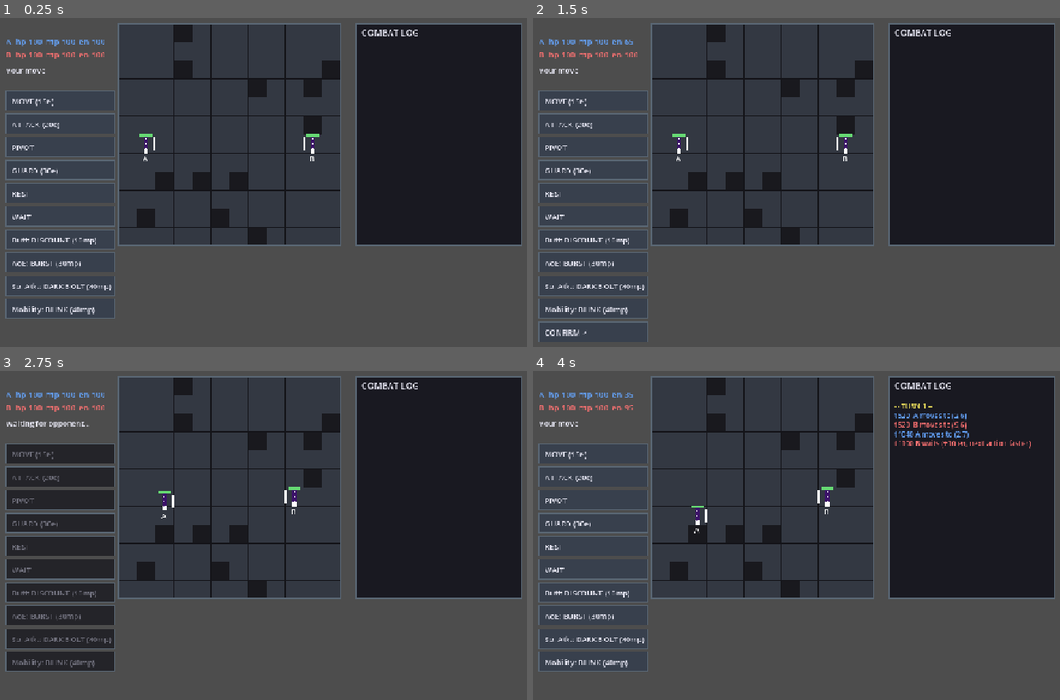
Above: before the commit, frames 1-4 (two rows, left to right).
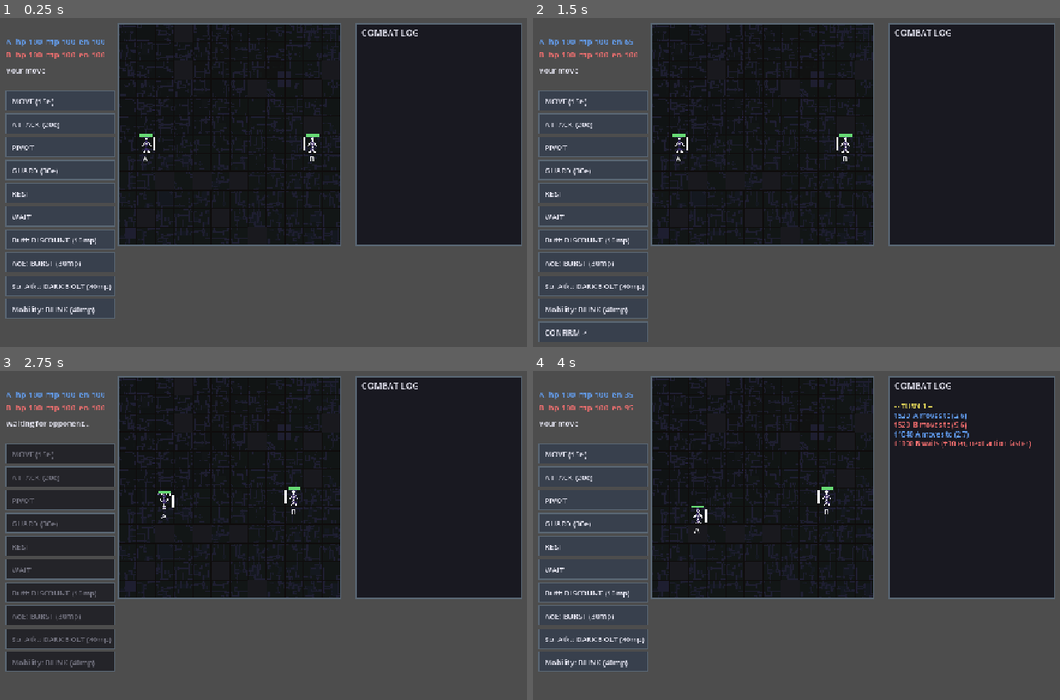
Above: after the commit, the same moments.

Repository: Chibuzu/UKO
Game: Godot game, scene res://Game.tscn
Same seed, same stepped clock (60 frames per second), same inputs: the game is played once before the commit and once after it. This scene is started directly instead of the project's main scene.
Inputs (mouse positions are in pixels of both pictures, inside the frame that each line leads up to):
- Up to frame 1 (0.25 s): no input
- Up to frame 2 (1.5 s): tap Enter at 0.5, 0.6 s; move the mouse to (1012, 169) at 0.52 s; hold D 0.53-1.28 s; click (1012, 169) at 0.67 s; tap Space at 0.77, 1.25 s; move the mouse to (727, 205) at 1.27 s; hold S from 1.28 s (still down); tap Keypad Enter at 1.35 s
- Up to frame 3 (2.75 s): tap Space at 1.52 s; move the mouse to (395, 459) at 2.02 s; release S at 2.03 s; hold D from 2.03 s (still down); tap Backspace at 2.1 s
- Up to frame 4 (4 s): move the mouse to (828, 614) at 2.77 s; release D at 2.78 s; hold W 2.78-3.53 s; tap Z at 2.85 s; click (828, 614) at 2.92 s; tap Space at 3.02, 3.77 s; move the mouse to (outside the picture) at 3.52 s; hold A from 3.53 s (still down); tap X at 3.6 s

The runs differ from the first frame. In frame 1, 24% of the frame differs, in the area x 22-65%, y 2-69%; in frame 2, 24%; in frame 3, 24%; in frame 4, 24%.

Commit message:
new sprites + replay carries blocking tiles  swap

Diff:
--- a/Scripts/Core/GameController.gd
+++ b/Scripts/Core/GameController.gd
@@ -23,6 +23,7 @@
 var a: Combatant
 var b: Combatant
 var turn_num := 0
+var _shift_notes: Array = []   # this turn's rotation/crush log lines, recorded for replay
 
 var selection: SelectionController   # player input / targeting system
 var replay: ReplayController         # record + replay system
@@ -82,6 +83,7 @@
 	var opp_model := OpponentModel.new()   # learns player A's habits across this match
 	while true:
 		turn_num += 1
+		_shift_notes.clear()
 		if turn_num > 1 and (turn_num - 1) % Config.MAP_ROTATE_EVERY == 0:
 			_rotate_map()
 		_update_shift_telegraph()
@@ -100,7 +102,7 @@
 		var seq_b: Array = AI.choose_sequence(difficulty, b, a, grid, b.spell_ids(), opp_model)
 		var out := Resolver.resolve(grid, a, b, seq_a, seq_b, turn_num)
 		opp_model.observe(seq_a)   # learn what A actually did, for next turn's prediction
-		replay.record(turn_num, pre_a, pre_b, out["a"], out["b"], out["events"])
+		replay.record(turn_num, pre_a, pre_b, out["a"], out["b"], out["events"], grid.snapshot(), _shift_notes.duplicate(true))
 		await play.play(out["events"], out["a"], out["b"])
 		a = out["a"]
 		b = out["b"]
@@ -125,9 +127,15 @@
 		var who: Combatant = a if p == a.pos else b
 		who.hp = maxi(1, who.hp - Config.MAP_CRUSH_DAMAGE)   # avoidable + telegraphed -> non-lethal cap
 		who.rest_ready = false                                # took damage -> no REST next turn
-		combat_log._push("%s crushed by a shifting wall (-%d)" % [who.id, Config.MAP_CRUSH_DAMAGE], ViewConfig.COL_WIN_B)
-	combat_log._push("-- QUADRANTS SHIFT --", ViewConfig.COL_TEXT)
+		_log_shift("%s crushed by a shifting wall (-%d)" % [who.id, Config.MAP_CRUSH_DAMAGE], ViewConfig.COL_WIN_B)
+	_log_shift("-- QUADRANTS SHIFT --", ViewConfig.COL_TEXT)
 	board.queue_redraw()   # walls moved; repaint the arena
+
+# Push a shift/crush line to the live log AND remember it for this turn, so the
+# replay reproduces it (these lines live outside the turn's resolved events).
+func _log_shift(text: String, color: Color) -> void:
+	combat_log._push(text, color)
+	_shift_notes.append({"text": text, "color": color})
 
 # Telegraph: on the turn BEFORE a shift, ghost the tiles that will become walls so
 # the player can step clear (keeps the crush damage avoidable, not RNG). The next
--- a/Scripts/Core/Grid.gd
+++ b/Scripts/Core/Grid.gd
@@ -134,6 +134,16 @@
 		out.append(row.duplicate())
 	return out
 
+# A deep copy of the current wall layout, so the replay can record each turn.
+func snapshot() -> Array:
+	return _copy(blocked)
+
+# Restore a recorded wall layout, so a replayed turn shows the arena as it was
+# then (quadrant shifts included), not the final layout.
+func restore(layout: Array) -> void:
+	if not layout.is_empty():
+		blocked = _copy(layout)
+
 func _cycled(base: Array, step: int) -> Array:
 	var out: Array = _copy(base)
 	for _i in range(step):
--- a/Scripts/Core/ReplayController.gd
+++ b/Scripts/Core/ReplayController.gd
@@ -31,8 +31,17 @@
 
 # Log a resolved turn for later playback.
 func record(turn: int, pre_a: Combatant, pre_b: Combatant,
-		post_a: Combatant, post_b: Combatant, events: Array) -> void:
-	match_record.add(turn, pre_a, pre_b, post_a, post_b, events)
+		post_a: Combatant, post_b: Combatant, events: Array,
+		layout: Array = [], notes: Array = []) -> void:
+	match_record.add(turn, pre_a, pre_b, post_a, post_b, events, layout, notes)
+
+# Restore the wall layout recorded for a turn (and clear the live telegraph), so a
+# replayed turn shows its own arena, not the match's final layout.
+func _restore_layout(t: Dictionary) -> void:
+	if board.grid and not t.get("layout", []).is_empty():
+		board.grid.restore(t["layout"])
+	board.clear_ghost()
+	board.queue_redraw()
 
 # Begin replay (called from the end screen, which is borrowed to hide/restore).
 func enter(p_end_screen: EndScreen) -> void:
@@ -71,6 +80,7 @@
 func _replay_show(idx: int) -> void:
 	replay_idx = clampi(idx, 0, match_record.size() - 1)
 	var t := match_record.get_turn(replay_idx)
+	_restore_layout(t)
 	board.clear_highlights()
 	ua.set_state(t["post_a"])
 	ub.set_state(t["post_b"])
@@ -80,6 +90,7 @@
 # Re-animate the current turn from its START state, so you watch the actual plays.
 func _replay_play_current() -> void:
 	var t := match_record.get_turn(replay_idx)
+	_restore_layout(t)
 	replay_bar.set_enabled(false)
 	board.clear_highlights()
 	ua.set_state(t["pre_a"])
@@ -92,6 +103,7 @@
 		replay_bar.queue_free()
 		replay_bar = null
 	var last := match_record.get_turn(match_record.size() - 1)
+	_restore_layout(last)
 	ua.set_state(last["post_a"])
 	ub.set_state(last["post_b"])
 	_rebuild_log_through(match_record.size() - 1)
@@ -103,4 +115,6 @@
 	combat_log.clear()
 	for i in range(idx + 1):
 		var t := match_record.get_turn(i)
+		for note in t.get("notes", []):
+			combat_log._push(note["text"], note["color"])   # shift/crush lines precede the turn
 		combat_log.add_turn(t["turn"], t["events"])
--- a/Scripts/View/BoardView.gd
+++ b/Scripts/View/BoardView.gd
@@ -16,11 +16,16 @@
 var ghost_tiles: Array = []                     # tiles becoming walls at the next quadrant shift
 var _base_pos: Vector2 = ViewConfig.BOARD_ORIGIN # rest position (shake offsets from here)
 var _shake := 0.0                                # current shake magnitude
+const BG_PATH := "res://assets/sprites/map_bg.png"
+var bg_tex: Texture2D = null                     # decorative floor; live blockers draw on top
 
 func setup(g: Grid) -> void:
 	grid = g
 	position = ViewConfig.BOARD_ORIGIN
 	_base_pos = position
+	if bg_tex == null and ResourceLoader.exists(BG_PATH):
+		bg_tex = load(BG_PATH)
+		texture_filter = CanvasItem.TEXTURE_FILTER_NEAREST   # crisp pixel floor
 	queue_redraw()
 
 # Kick the board for a quick screen shake (decays in _process).
@@ -37,12 +42,18 @@
 func _draw() -> void:
 	if grid == null:
 		return
+	var total := Grid.SIZE * ViewConfig.TILE
+	if bg_tex:
+		draw_texture_rect(bg_tex, Rect2(0, 0, total, total), false)   # decorative floor
 	for y in range(Grid.SIZE):
 		for x in range(Grid.SIZE):
-			var col: Color = ViewConfig.COL_BLOCKED if grid.blocked[y][x] else ViewConfig.COL_OPEN
 			var rect := Rect2(x * ViewConfig.TILE, y * ViewConfig.TILE, ViewConfig.TILE, ViewConfig.TILE)
-			draw_rect(rect, col)
-			draw_rect(rect, ViewConfig.COL_GRID_LINE, false, 1.0)
+			if grid.blocked[y][x]:
+				draw_rect(rect, ViewConfig.COL_BLOCKED)              # live wall, on top of the floor
+			elif bg_tex == null:
+				draw_rect(rect, ViewConfig.COL_OPEN)                 # fallback floor when art missing
+			if bg_tex == null:
+				draw_rect(rect, ViewConfig.COL_GRID_LINE, false, 1.0)   # map art carries its own grid
 	# Highlight overlays for tiles the player can target this step.
 	for pos in highlights:
 		var hr := Rect2(pos.x * ViewConfig.TILE, pos.y * ViewConfig.TILE, ViewConfig.TILE, ViewConfig.TILE)
@@ -56,7 +67,6 @@
 		var gr := Rect2(pos.x * ViewConfig.TILE, pos.y * ViewConfig.TILE, ViewConfig.TILE, ViewConfig.TILE)
 		draw_rect(gr, ViewConfig.COL_GHOST_WALL)
 		draw_rect(gr, ViewConfig.COL_GHOST_EDGE, false, 2.0)
-	var total := Grid.SIZE * ViewConfig.TILE
 	draw_rect(Rect2(0, 0, total, total), ViewConfig.COL_BOARD_EDGE, false, 2.0)
 
 # Briefly paint a set of tiles (a spell's footprint), then clear them.
--- a/Scripts/View/MatchRecord.gd
+++ b/Scripts/View/MatchRecord.gd
@@ -6,16 +6,19 @@
 class_name MatchRecord
 extends RefCounted
 
-# Each entry: { turn:int, pre_a, pre_b, post_a, post_b: Combatant, events: Array }
+# Each entry: { turn:int, pre_a, pre_b, post_a, post_b: Combatant, events: Array,
+#              layout: Array (wall snapshot), notes: Array of {text,color} (shift log) }
 var turns: Array = []
 
 func add(turn_num: int, pre_a: Combatant, pre_b: Combatant,
-		post_a: Combatant, post_b: Combatant, events: Array) -> void:
+		post_a: Combatant, post_b: Combatant, events: Array,
+		layout: Array = [], notes: Array = []) -> void:
 	turns.append({
 		"turn": turn_num,
 		"pre_a": pre_a.clone(), "pre_b": pre_b.clone(),
 		"post_a": post_a.clone(), "post_b": post_b.clone(),
 		"events": events.duplicate(true),
+		"layout": layout, "notes": notes,
 	})
 
 func size() -> int:
--- a/Scripts/View/UnitView.gd
+++ b/Scripts/View/UnitView.gd
@@ -10,15 +10,17 @@
 
 const SPRITE_DIR := "res://assets/sprites/"
 const PIVOT_DUR := 0.18    # how long the facing bar takes to swing to a new side
+const SPRITE_OFFSET_Y := -6.0   # nudge the sprite so the feet sit on the tile (tune in-engine)
 
 # Animation table: name -> {prefix, count, fps, loop}. Frames are
 # "<prefix>_1.png".."<prefix>_<count>.png" (missing numbers are skipped),
 # or a single "<prefix>.png" when count == 0. Adding an animation is one row
 # here + dropping the PNGs in; trigger it with play_anim("name").
 const ANIMS := {
-	"standing": {"prefix": "standing",  "count": 0, "fps": 6.0,  "loop": true},
+	"idle":     {"prefix": "idle",      "count": 4, "fps": 3.0,  "loop": true},
+	"move":     {"prefix": "move",      "count": 6, "fps": 6.0,  "loop": false},
+	"rest":     {"prefix": "rest",      "count": 5, "fps": 3.0,  "loop": false},
 	"buff":     {"prefix": "buff",      "count": 9, "fps": 14.0, "loop": false},
-	"rest":     {"prefix": "rest",      "count": 9, "fps": 12.0, "loop": false},
 	"attack":   {"prefix": "melee",     "count": 9, "fps": 18.0, "loop": false},
 	"bolt":     {"prefix": "dark_bolt", "count": 9, "fps": 16.0, "loop": false},
 	"hurt":     {"prefix": "hurt",      "count": 9, "fps": 16.0, "loop": false},
@@ -38,17 +40,18 @@
 func init_state(c: Combatant) -> void:
 	unit_id = c.id
 	base_color = ViewConfig.COL_A if c.id == "A" else ViewConfig.COL_B
-	if body == null and ResourceLoader.exists(SPRITE_DIR + "standing.png"):
+	if body == null and ResourceLoader.exists(SPRITE_DIR + "idle_1.png"):
 		body = AnimatedSprite2D.new()
 		body.sprite_frames = _build_frames()
 		body.texture_filter = CanvasItem.TEXTURE_FILTER_NEAREST   # crisp pixels
 		body.centered = true
+		body.offset = Vector2(0, SPRITE_OFFSET_Y)
 		body.show_behind_parent = true                           # behind HP bar, but ON TOP of board tiles
 		# No modulate tint: the sprite keeps its true colors, since block color
 		# will carry spell meaning later. Sides are told apart by the A/B label.
 		add_child(body)
 		body.animation_finished.connect(_on_anim_finished)
-		body.play("standing")
+		body.play("idle")
 		# Overlay: shares the body's frames, sits on top, hidden until used.
 		overlay = AnimatedSprite2D.new()
 		overlay.sprite_frames = body.sprite_frames
@@ -69,11 +72,20 @@
 	position = ViewConfig.tile_center(c.pos)
 	scale = Vector2.ONE
 	_apply_facing()
+	if body:
+		body.rotation = 0.0
 	queue_redraw()
 
 func tween_to(pos: Vector2i) -> void:
-	var t := create_tween()
-	t.tween_property(self, "position", ViewConfig.tile_center(pos), ViewConfig.MOVE_DUR) \
+	var target := ViewConfig.tile_center(pos)
+	var delta := target - position
+	if body and delta.length() > 0.5:
+		play_anim("move")
+		body.flip_h = false
+		# move art points UP; rotate the whole sprite to face the travel direction.
+		body.rotation = delta.angle() + PI / 2.0
+	var t := create_tween()
+	t.tween_property(self, "position", target, ViewConfig.MOVE_DUR) \
 		.set_trans(Tween.TRANS_CUBIC).set_ease(Tween.EASE_IN_OUT)
 
 func set_facing(f: int) -> void:
@@ -122,7 +134,8 @@
 
 # ── Frame-animation playback ────────────────────────────────────────────
 func play_anim(name: String) -> void:
-	if body and body.sprite_frames.has_animation(name):
+	if body and body.sprite_frames.has_animation(name) \
+			and body.sprite_frames.get_frame_count(name) > 0:
 		body.play(name)
 
 func play_overlay(name: String) -> void:
@@ -141,7 +154,9 @@
 
 func _on_anim_finished() -> void:
 	if body:
-		body.play("standing")        # one-shot anims return to idle
+		body.rotation = 0.0          # clear any move-direction rotation
+		_apply_facing()              # restore idle facing (flip for west)
+		body.play("idle")            # one-shot anims return to idle
 
 func _build_frames() -> SpriteFrames:
 	var sf := SpriteFrames.new()
Binary file removed: Assets/Sprites/aoe_1.png
Not shown, removed: Assets/Sprites/aoe_1.png.import
Binary file removed: Assets/Sprites/aoe_10.png
Not shown, removed: Assets/Sprites/aoe_10.png.import
Binary file removed: Assets/Sprites/aoe_11.png
Not shown, removed: Assets/Sprites/aoe_11.png.import
Binary file removed: Assets/Sprites/aoe_12.png
Not shown, removed: Assets/Sprites/aoe_12.png.import
Binary file removed: Assets/Sprites/aoe_2.png
Not shown, removed: Assets/Sprites/aoe_2.png.import
Binary file removed: Assets/Sprites/aoe_3.png
Not shown, removed: Assets/Sprites/aoe_3.png.import
(and 145 more such lines)
